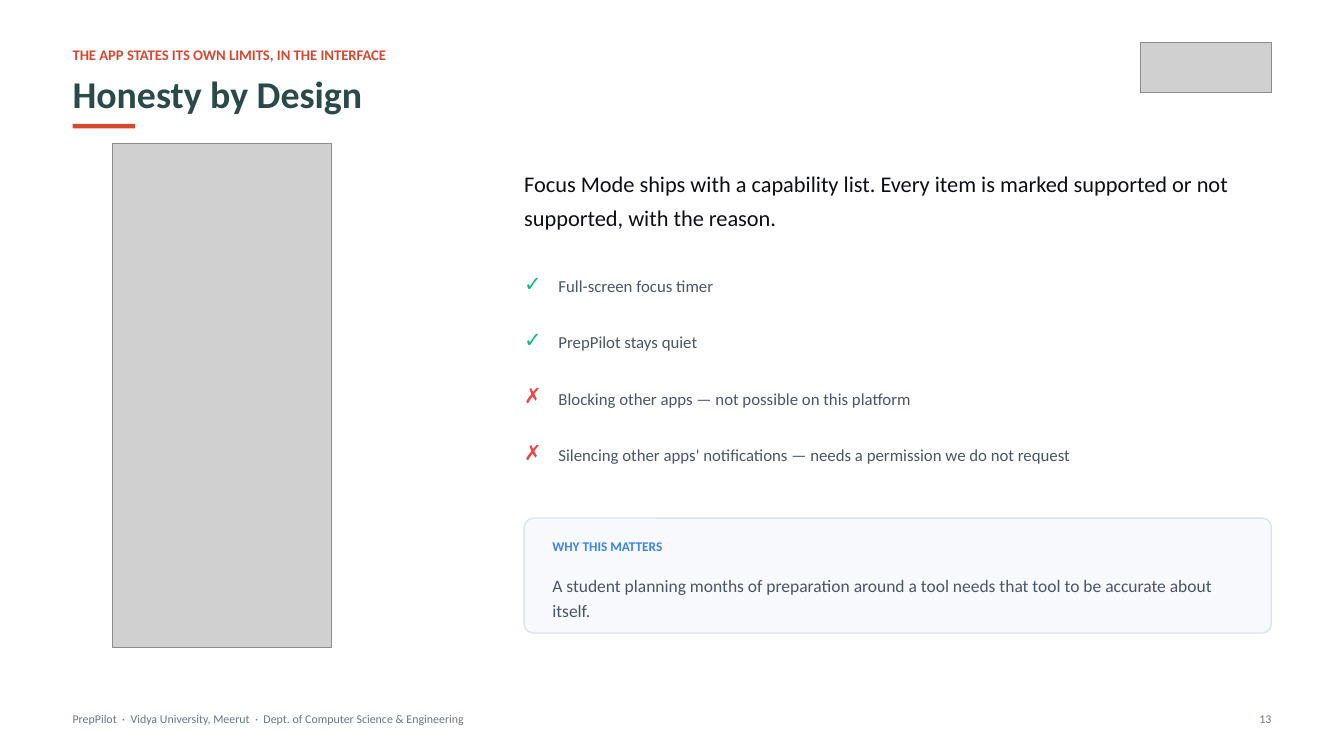
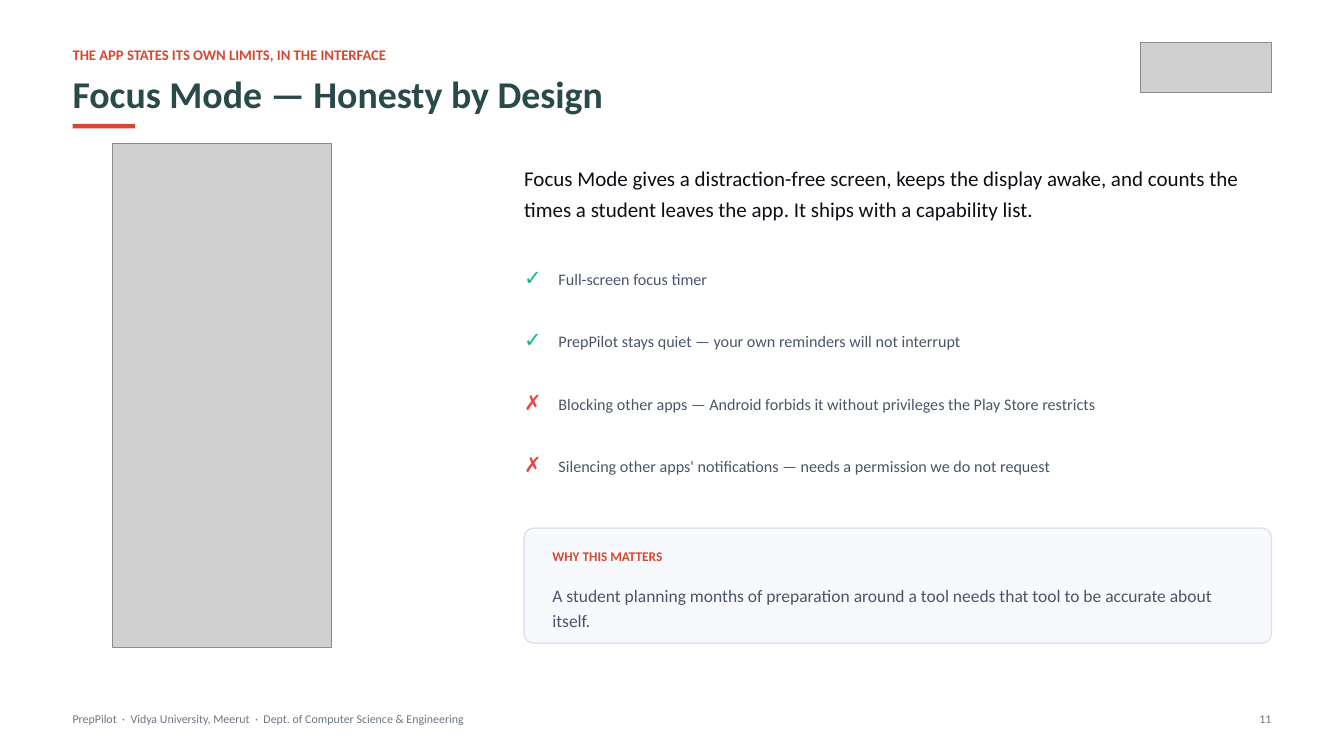
Before and after one commit to Archiit-jain/preppilot, a slide deck: slide 11 of docs/PrepPilot_First_Project_Presentation.pptx (slide 13 before the commit). Drawn at 1344x756 pixels with LibreOffice and Linux fonts; fonts in the diff are those of the drawing; grey boxes stand for pictures. Boxes give left, top, right and bottom in pixels: in the first picture for what was removed or moved away, otherwise in the second. Text is boxed around its words. In the diff, an @@ line names an element or a change of style, - is before the commit and + after.

```diff
--- a/docs/PrepPilot_First_Project_Presentation.pptx
+++ b/docs/PrepPilot_First_Project_Presentation.pptx
@@ text at (x1=73, y1=81, x2=603, y2=115): text changed @@
-Honesty by Design
+Focus Mode — Honesty by Design
@@ text at (x1=524, y1=171, x2=1237, y2=221): text changed; size 16 to 15 pt @@
-Focus Mode ships with a capability list. Every item is marked supported or not supported, with the reason.
+Focus Mode gives a distraction-free screen, keeps the display awake, and counts the times a student leaves the app. It ships with a capability list.
@@ text "✓" moved from (x1=524, y1=270, x2=555, y2=300) to (x1=524, y1=264, x2=555, y2=294) @@
@@ text "Full-screen focus timer" at (x1=558, y1=274, x2=707, y2=285): size 12 to 11.5 pt @@
@@ text at (x1=558, y1=336, x2=961, y2=350): text changed; size 12 to 11.5 pt @@
-PrepPilot stays quiet
+PrepPilot stays quiet — your own reminders will not interrupt
@@ text "✗" moved from (x1=524, y1=383, x2=555, y2=413) to (x1=524, y1=389, x2=555, y2=419) @@
@@ text at (x1=558, y1=399, x2=1095, y2=413): text changed; size 12 to 11.5 pt @@
-Blocking other apps — not possible on this platform
+Blocking other apps — Android forbids it without privileges the Play Store restricts
@@ 3 texts, 1 rounded rectangle moved together from (x1=524, y1=440, x2=1271, y2=633) to (x1=524, y1=452, x2=1271, y2=643) @@
@@ text "Silencing other apps' notifications — ..." at (x1=558, y1=461, x2=1050, y2=475): size 12 to 11.5 pt @@
@@ text "Silencing other apps' notifications — ..." moved from (x1=558, y1=449, x2=1070, y2=464) to (x1=558, y1=461, x2=1050, y2=475) @@
@@ text "WHY THIS MATTERS" at (x1=552, y1=552, x2=662, y2=561): text colour #3B82F6 to #D84830 @@
@@ text at (x1=1259, y1=715, x2=1271, y2=723): text changed @@
-13
+11
```
Also in this commit, not shown: 17 other slides changed, 1 slide added, 10 slides removed, 6 other files.
